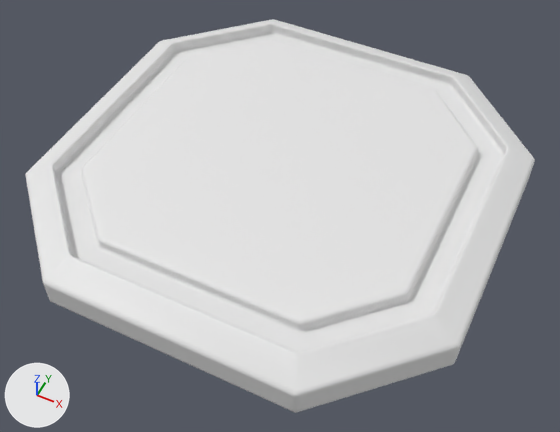
A saved change to the FBX model Assets/FBX/P_Button.fbx.
Rendered twice from a 50 mm camera at (0.55, -1.112, 1.286) aimed at (0.029, -0.069, -0.017). The lights are fixed; the arrows at lower left show +X, +Y and +Z. Where no turn or scale is listed for an object, it has been applied to the vertices.

In view in the first picture: 'P_Button'.
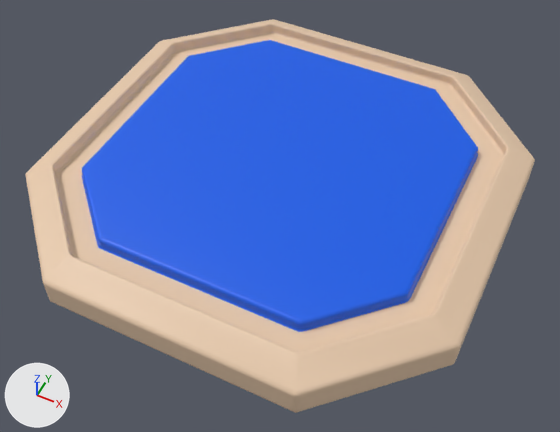
The newer file is also rescaled (x0.688) as a whole; pictures and numbers use the older file's frame.

The change, as a diff of the scene's bpy script:
```diff
--- a/Assets/FBX/P_Button.fbx.py
+++ b/Assets/FBX/P_Button.fbx.py
@@ mat_stone @@
+mat_stone = principled_material('Stone')
+mat_stone.base_color = (0.815, 0.597, 0.418)  # beige #e9cbad
@@ mat_button @@
+mat_button = principled_material('Button')
+mat_button.base_color = (0.0, 0.108, 0.8)  # blue #005ce7
@@ me_cube_012 @@
 me_cube_012.from_pydata(...)  # 648 vertices, 634 faces; spans x -0.5..0.5, y -0.5..0.5, z 0.0..0.099
 # used by ob_p_button; location = (0.0, 0.0, 0.0)
+# me_cube_012 part 1: 449 of the faces centred in x -0.5..0.5, y -0.5..0.5, z 0.0..0.096 switch from no material to mat_stone (beige #e9cbad)
+# me_cube_012 part 2: 185 of the faces centred in x -0.38..0.38, y -0.38..0.38, z 0.072..0.099 switch from no material to mat_button (blue #005de7)
```

Boxes [x1, y1, x2, y2] around the edits, measured in the pictures (560 x 432 px):
part 1 of me_cube_012, recoloured (white to beige): [25, 19, 535, 413] in both
part 2 of me_cube_012, recoloured (white to blue): [82, 40, 478, 332] in both
